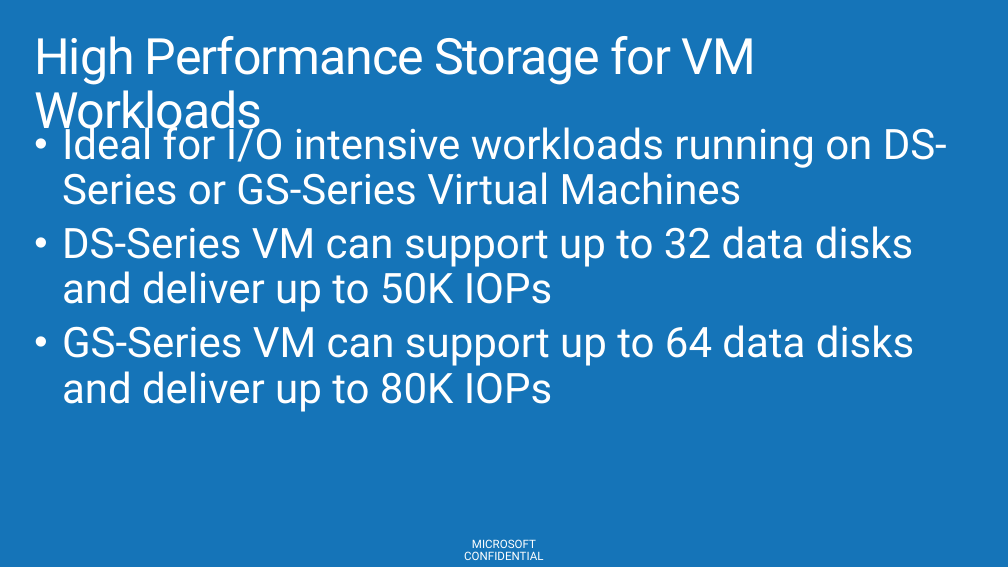
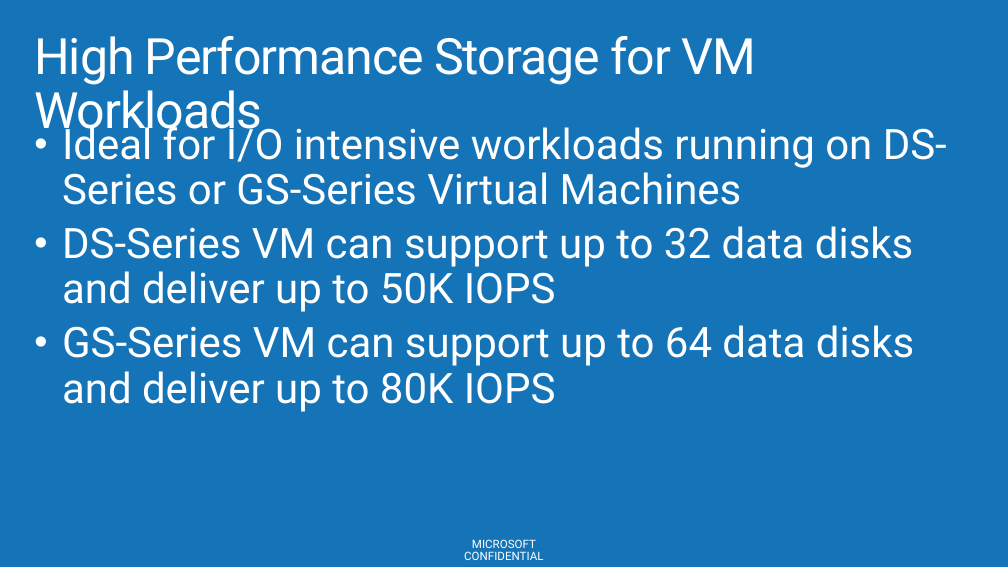
Before and after one commit to AzureCAT-GSI/SAP-on-Azure, a slide deck: slide 19 of SAP-on-Azure-Workshop-multi-day-/Presentations/Azure Compute Storage Network for SAP.pptx. Drawn at 1008x567 pixels with LibreOffice and Linux fonts; fonts in the diff are those of the drawing; background and template pictures are left out. Boxes give left, top, right and bottom in pixels: in the first picture for what was removed or moved away, otherwise in the second. Text is boxed around its words. In the diff, an @@ line names an element or a change of style, - is before the commit and + after.

```diff
--- a/SAP-on-Azure-Workshop-multi-day-/Presentations/Azure Compute Storage Network for SAP.pptx
+++ b/SAP-on-Azure-Workshop-multi-day-/Presentations/Azure Compute Storage Network for SAP.pptx
@@ text at <box>62,226,914,412</box>: text changed @@
-• DS-Series VM can support up to 32 data disks and deliver up to 50K IOPs
-• GS-Series VM can support up to 64 data disks and deliver up to 80K IOPs
+• DS-Series VM can support up to 32 data disks and deliver up to 50K IOPS
+• GS-Series VM can support up to 64 data disks and deliver up to 80K IOPS
```
Also in this commit, not shown: 10 other slides changed, 2 slides added, 2 slides removed.
